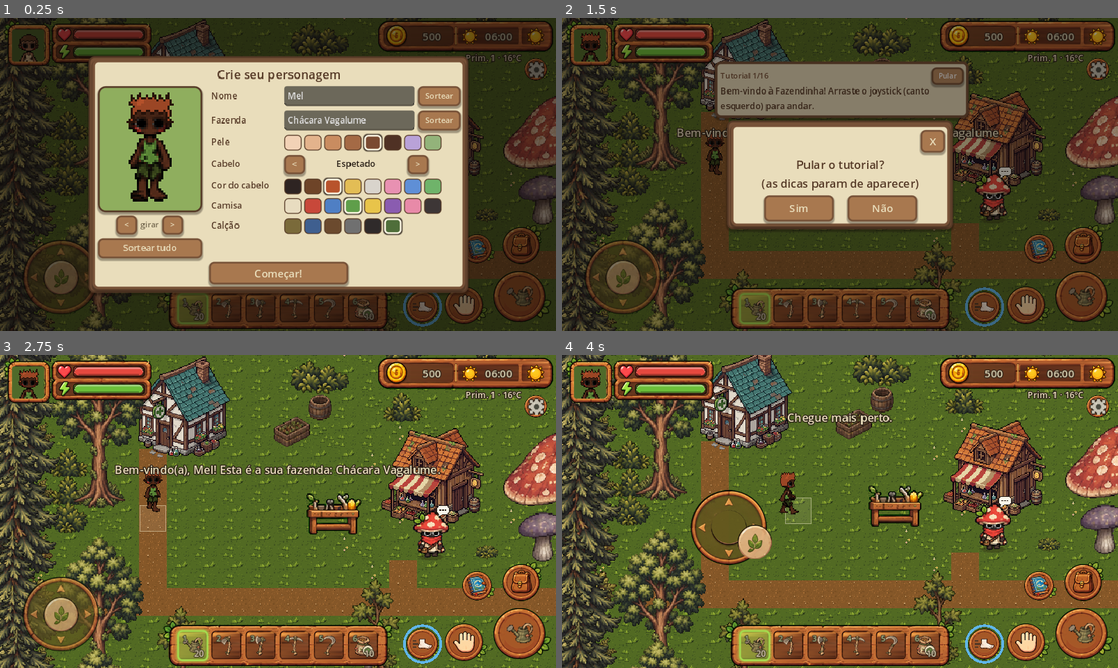
Above: before the commit, frames 1-4 (two rows, left to right).
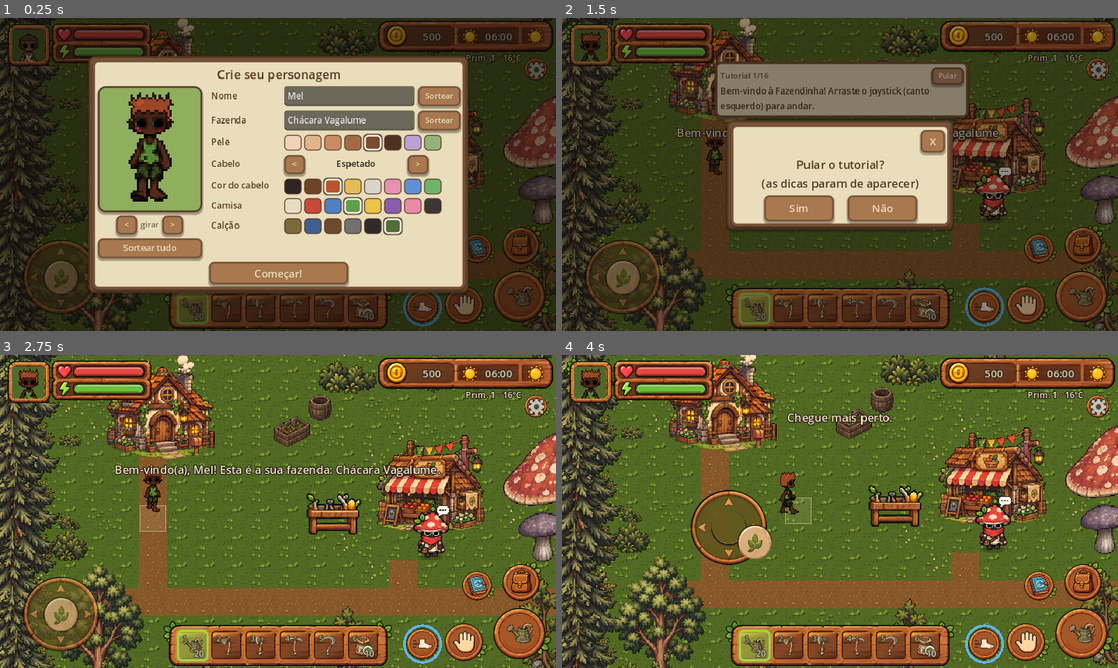
Above: after the commit, the same moments.

Repository: kyoubuerickfreitas-ux/fazendinha-fantastica
Game: Godot game, scene res://scenes/main.tscn
Two runs of this game, one before a commit and one after it. Both use one fixed random seed, a clock stepped at 60 frames per second and the inputs below.
Inputs (mouse positions are in pixels of both pictures, inside the frame that each line leads up to):
- Up to frame 1 (0.25 s): no input
- Up to frame 2 (1.5 s): click "Começar!" at 0.5 s; click "Pular" at 1.25 s
- Up to frame 3 (2.75 s): click "Sim" at 2 s
- Up to frame 4 (4 s): move the mouse to (962, 495) at 2.77 s; hold D (move_right) 2.78-3.5 s; hold E (interact) 2.78-3.5 s; click (962, 495) at 2.92 s; drag from (728, 527) to (812, 574) at 3.52 s

The runs differ from the first frame. In frame 1, 3.2% of the frame differs, in the area x 9-100%, y 0-100%; in frame 2, 11%; in frame 3, 18%; in frame 4, 19%.

Commit message:
Arte nova da casa e da barraca do Fungo
- tools/import_buildings.py recorta assets/source/house_shop.png (fundo verde) no tamanho das anteriores
- Porta da casa no meio da arte: casa deslocada para a porta ficar em frente ao caminho

Co-Authored-By: Claude Opus 5.5 <noreply@anthropic.com>
Claude-Session: https://claude.ai/code/session_01K8smMkd41S9KsmfWVPtWCG

Diff:
--- a/scripts/world/farm_world.gd
+++ b/scripts/world/farm_world.gd
@@ -214,23 +214,23 @@
 
 func _build_static_scenery() -> void:
 	_build_mine_entrance()
-	# casa (ocupa x 4..8, y 3..7). A porta fica à esquerda do centro.
+	# casa (ocupa x 4..8, y 3..7). A porta fica no meio.
 	var house := StaticBody2D.new()
 	house.position = Vector2(6 * TILE + TILE / 2, 7 * TILE + 4)
 	var hs := Sprite2D.new()
 	hs.texture = HOUSE_TEX
-	hs.position = Vector2(0, -52)
+	hs.position = Vector2(-23, -52)      # a porta (meio da arte) fica em frente ao caminho
 	house.add_child(hs)
-	_add_rect_collision(house, Vector2(104, 30), Vector2(2, -17))
+	_add_rect_collision(house, Vector2(104, 30), Vector2(-21, -17))
 	entities.add_child(house)
 	for y in range(3, 8):
-		for x in range(4, 9):
+		for x in range(3, 9):
 			blocked[Vector2i(x, y)] = true
 
 	var door := Interactable.new()
 	door.label = "Dormir"
 	door.reach = 26.0
-	door.position = house.position + Vector2(-20, 6)
+	door.position = house.position + Vector2(-20, 6)     # porta no meio da arte (tools/import_buildings.py)
 	door.interacted.connect(func(_w): house_door_used.emit())
 	house_door = door
 	entities.add_child(door)
Binary file added: assets/source/house_shop.png
Binary file changed: assets/sprites/house.png
Binary file changed: assets/sprites/shop.png
